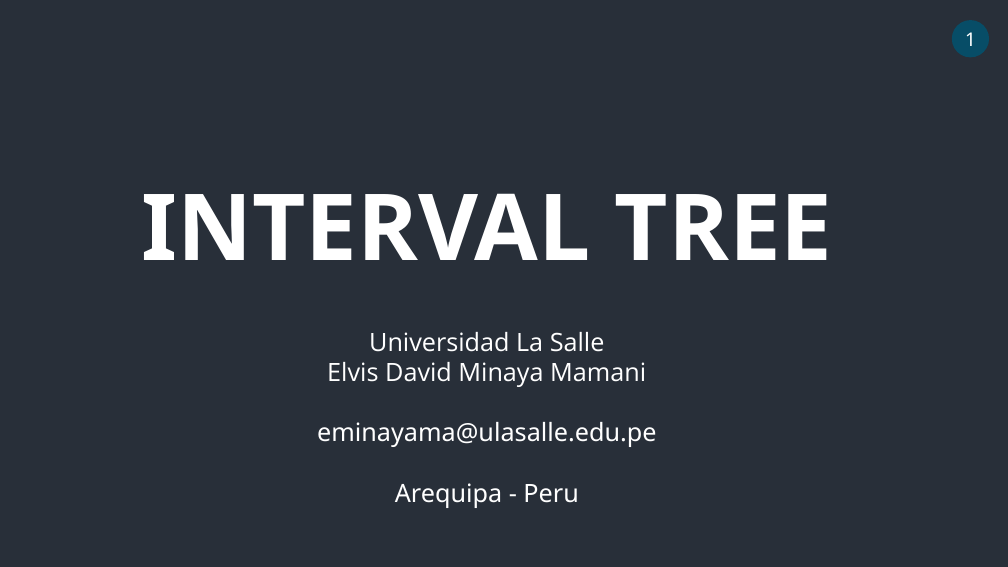
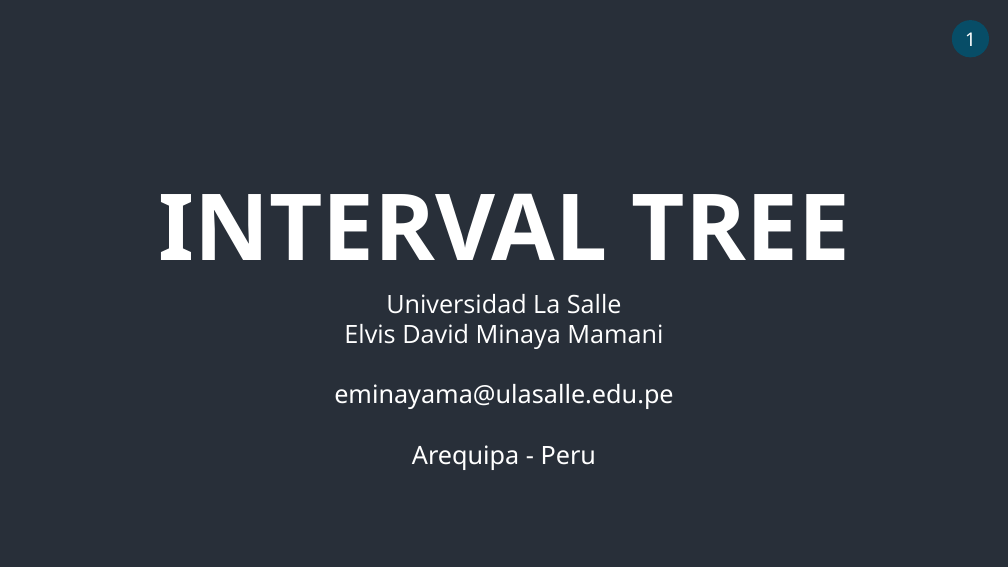
Before and after one commit to ElvisMinayaM/INTERVAL-TREE, a slide deck: slide 1 of INTERVAL TREE.pptx. Drawn at 1008x567 pixels with LibreOffice and Linux fonts; fonts in the diff are those of the drawing. Boxes give left, top, right and bottom in pixels: in the first picture for what was removed or moved away, otherwise in the second. Text is boxed around its words. In the diff, an @@ line names an element or a change of style, - is before the commit and + after.

Commit message:
INTERVAL TREE PRESENTATION

```diff
--- a/INTERVAL TREE.pptx
+++ b/INTERVAL TREE.pptx
@@ text "INTERVAL TREE" moved from (x1=141, y1=193, x2=833, y2=260) to (x1=158, y1=193, x2=850, y2=260) @@
@@ text "Universidad La Salle" moved from (x1=317, y1=332, x2=656, y2=508) to (x1=334, y1=294, x2=673, y2=470) @@
```
Also in this commit, not shown: 2 other slides changed, 4 slides added, 1 slide removed.
